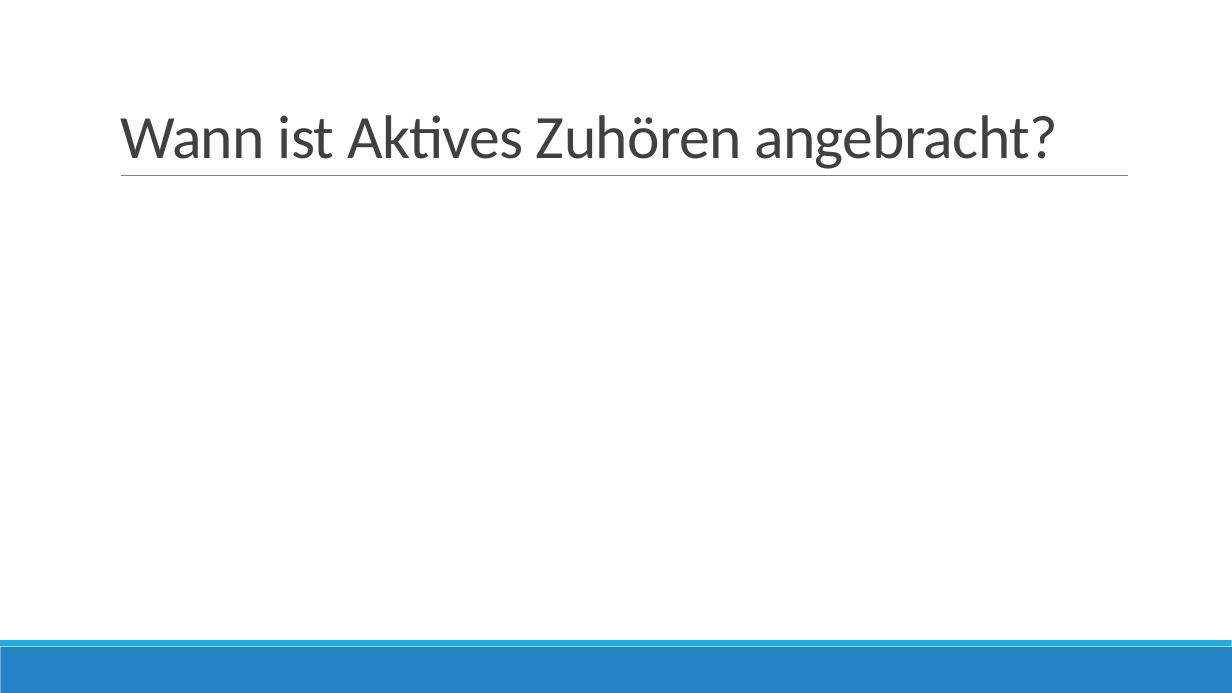
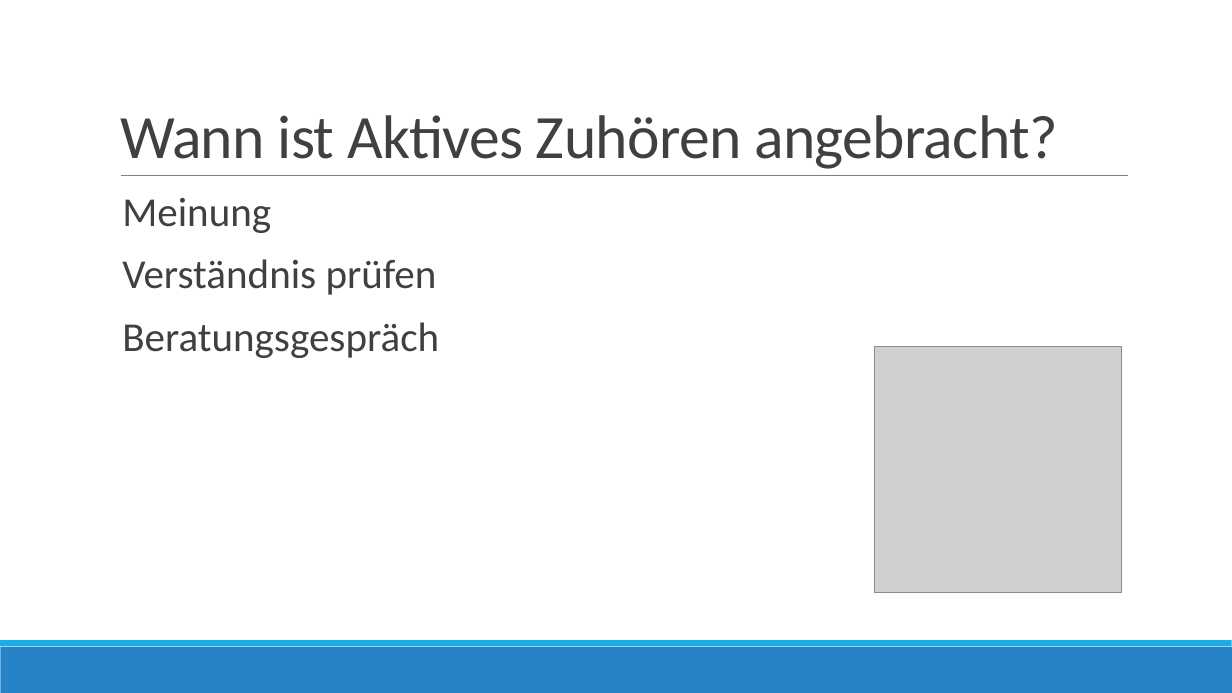
Before and after one commit to severinkaderli/BZG3101-KOMM1D, a slide deck: slide 9 of Aktives Zuhören - Präsentation.pptx. Drawn at 1232x693 pixels with LibreOffice and Linux fonts; fonts in the diff are those of the drawing; grey boxes stand for pictures. Boxes give left, top, right and bottom in pixels: in the first picture for what was removed or moved away, otherwise in the second. Text is boxed around its words. In the diff, an @@ line names an element or a change of style, - is before the commit and + after.

```diff
--- a/Aktives Zuhören - Präsentation.pptx
+++ b/Aktives Zuhören - Präsentation.pptx
@@ text added at [122,198,439,358], 32 pt, text #404040 @@
+  Meinung
+  Verständnis prüfen
+  Beratungsgespräch
@@ picture added at [875,347,1122,593] @@
```
Also in this commit, not shown: 6 other slides changed, 1 slide added, 1 slide removed.
